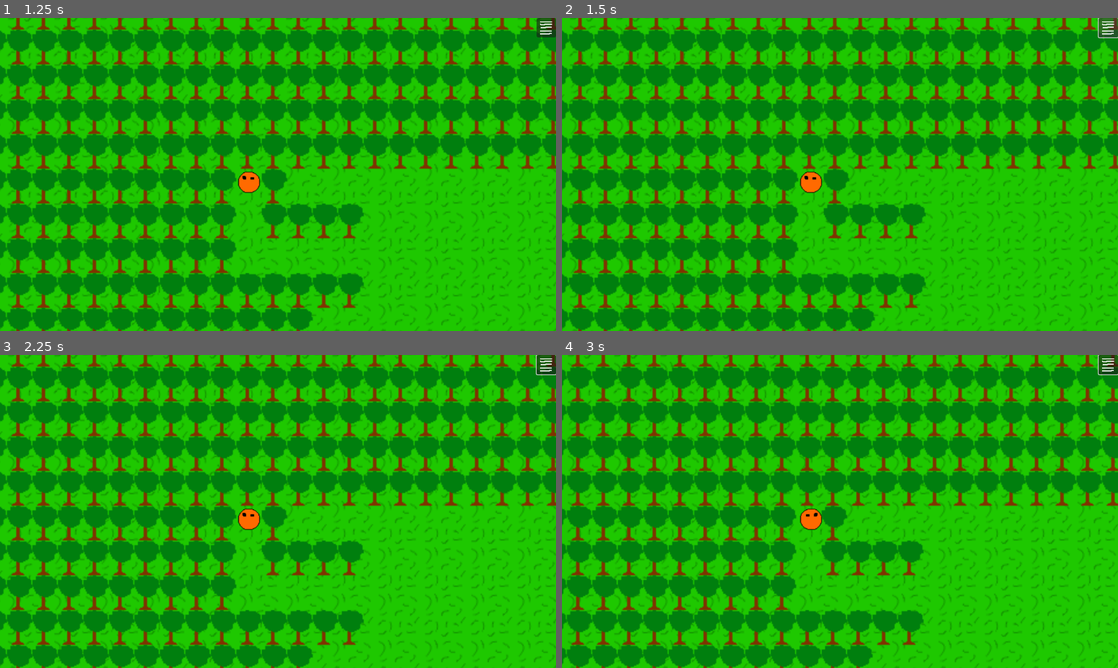
Above: before the commit, frames 1-4 (two rows, left to right).
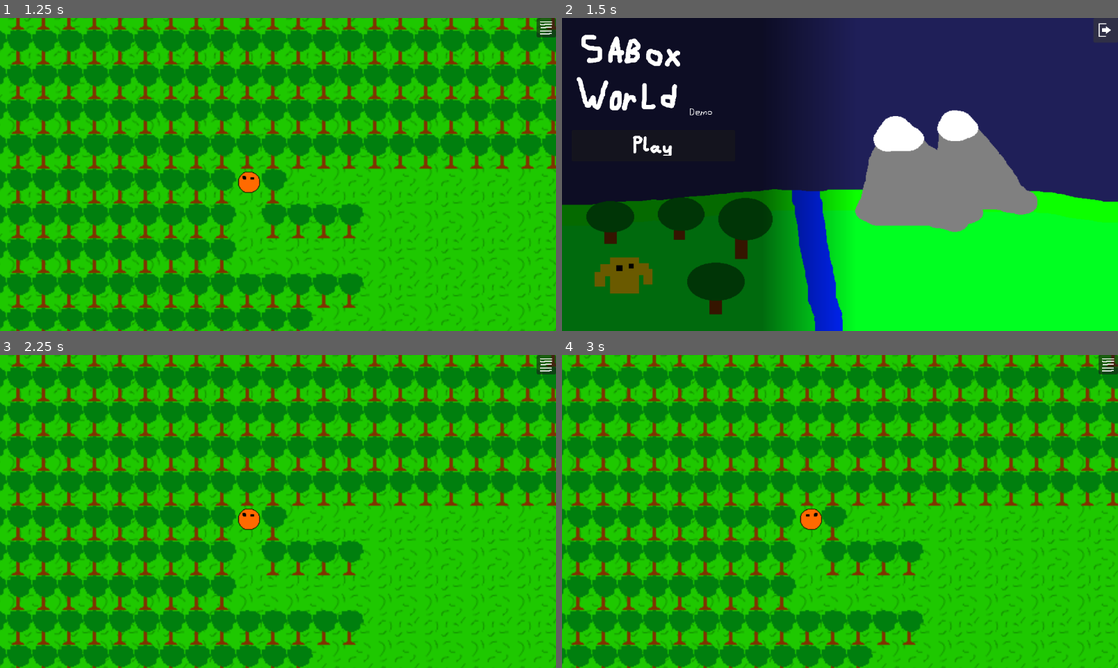
Above: after the commit, the same moments.

Repository: YCaTGameRT/SABox_World
Game: Godot game, scene res://scenes/main_menu.tscn
Same seed, same stepped clock (60 frames per second), same inputs: the game is played once before the commit and once after it.
Inputs (mouse positions are in pixels of both pictures, inside the frame that each line leads up to):
- Up to frame 1 (1.25 s): click (88, 146) at 0.5 s
- Up to frame 2 (1.5 s): click (1106, 27) at 1.25 s
- Up to frame 3 (2.25 s): click (88, 483) at 2.02 s
- Up to frame 4 (3 s): tap Enter at 2.75 s; hold D (movement_right) from 2.78 s (still down)

Frame 1 is identical in both runs. In frame 2, 94% of the frame differs, in the area x 0-100%, y 0-100%; in frame 3, less than 0.1%; in frame 4, less than 0.1%.

Commit message:
fixed scenes changing

Diff:
--- a/Scripts/ingame.gd
+++ b/Scripts/ingame.gd
@@ -1,8 +1,4 @@
-extends Node
+extends Node2D
 
-@export var game_scene1: PackedScene
-
-var simultaneous_scene = preload("res://scenes/main_menu.tscn").instantiate()
-
-func _on_button_pressed():
-	get_tree().root.add_child(simultaneous_scene)
+func exit():
+	get_tree().change_scene_to_packed(load("res://scenes/main_menu.tscn"))
--- a/Scripts/main_menu.gd
+++ b/Scripts/main_menu.gd
@@ -1,9 +1,7 @@
 extends Control
 
-@export var game_scene: PackedScene
-
 func _on_play_pressed():
-	get_tree().change_scene_to_packed(game_scene)
+	get_tree().change_scene_to_packed(load("res://scenes/sceneI.tscn"))
 
 func _on_quit_pressed():
 	get_tree().quit()
--- a/scenes/main_menu.tscn
+++ b/scenes/main_menu.tscn
@@ -1,9 +1,8 @@
-[gd_scene load_steps=9 format=3 uid="uid://b3wcvwxrd6od8"]
+[gd_scene load_steps=8 format=3 uid="uid://b3wcvwxrd6od8"]
 
 [ext_resource type="Script" path="res://Scripts/main_menu.gd" id="1_7nhs7"]
 [ext_resource type="Texture2D" uid="uid://cw8mx8ijbgmd2" path="res://Sprites/EXIT.png" id="1_fadfd"]
 [ext_resource type="Texture2D" uid="uid://btumygdqdqnvg" path="res://Sprites/Play.png" id="2_dw3mq"]
-[ext_resource type="PackedScene" uid="uid://dl6ve4yp1x0xj" path="res://scenes/sceneI.tscn" id="2_e2tto"]
 [ext_resource type="Texture2D" uid="uid://3a32gsyaxvpo" path="res://Sprites/MB.png" id="2_pmkuo"]
 [ext_resource type="Texture2D" uid="uid://b5k7erlgu3o4t" path="res://Sprites/Title.png" id="3_11f13"]
 
@@ -22,7 +21,6 @@
 grow_horizontal = 2
 grow_vertical = 2
 script = ExtResource("1_7nhs7")
-game_scene = ExtResource("2_e2tto")
 
 [node name="CanvasLayer" type="CanvasLayer" parent="."]
 
--- a/scenes/sceneI.tscn
+++ b/scenes/sceneI.tscn
@@ -7411,4 +7411,4 @@
 grow_horizontal = 0
 icon = ExtResource("13_y2d7u")
 
-[connection signal="pressed" from="CanvasLayer/Button" to="." method="_on_button_pressed"]
+[connection signal="pressed" from="CanvasLayer/Button" to="." method="exit"]
